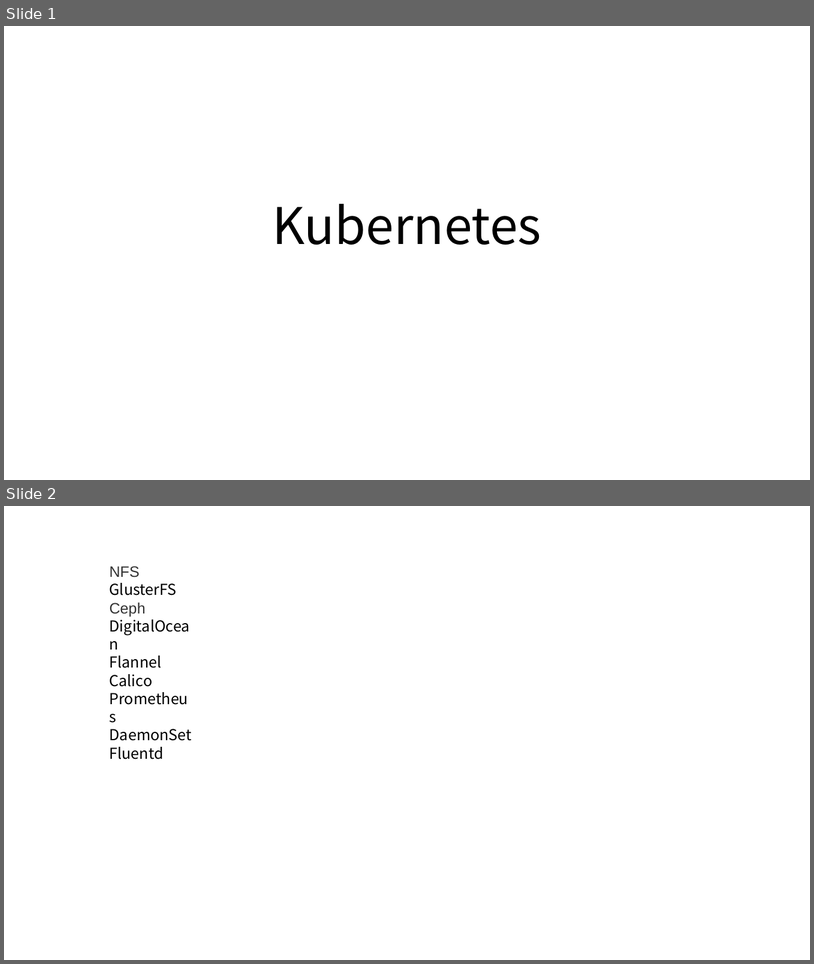
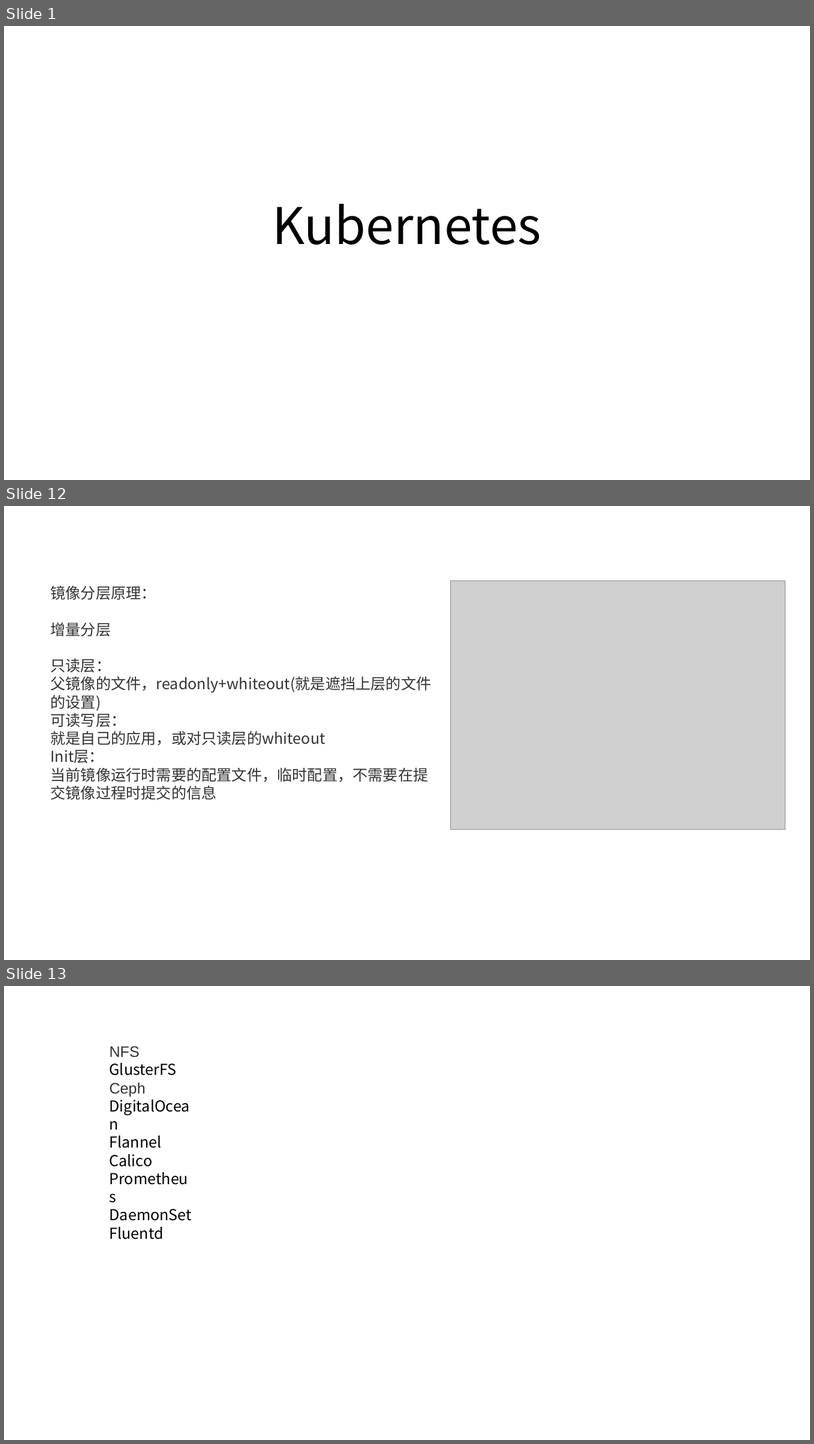
Before and after one commit to axzxs2001/Asp.NetCoreExperiment, a slide deck: Asp.NetCoreExperiment/kubernetes/kubernetes.pptx. Shown one above the other, each under a label of ours: slides 1 and 2 before the commit, slides 1, 12 and 13 after it; the slides between them are not shown. The pictures are 814x964 and 814x1444 pixels, drawn with LibreOffice and Linux fonts; fonts in the diff are those of the drawing; grey boxes stand for pictures. Boxes give left, top, right and bottom in pixels: in the first picture for what was removed or moved away, otherwise in the second. Text is boxed around its words. In the diff, an @@ line names an element or a change of style, - is before the commit and + after.

Commit message:
kubernets ppt 容器实现的原理。

```diff
--- a/Asp.NetCoreExperiment/kubernetes/kubernetes.pptx
+++ b/Asp.NetCoreExperiment/kubernetes/kubernetes.pptx
@@ slide 12 added at [4, 506, 810, 960], background #FFFFFF @@
@@ text added at [50, 586, 431, 799], 18 pt, text #333333 @@
+镜像分层原理：
+增量分层
+只读层：
+父镜像的文件，readonly+whiteout(就是遮挡上层的文件的设置)
+可读写层：
+就是自己的应用，或对只读层的whiteout
+Init层：
+当前镜像运行时需要的配置文件，临时配置，不需要在提交镜像过程时提交的信息
@@ picture added at [451, 580, 786, 829] @@
@@ what was slide 2 is now slide 13 @@
```
Also in this commit, not shown: 10 other slides added.
